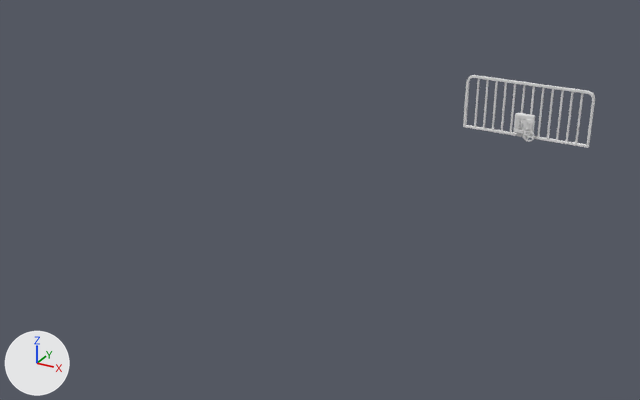
The FBX model WIP/Dongwan/00_UVEditProps/16_Prison/Cage.fbx: old version first, new version second.
Rendered twice from a 50 mm lens placed at (12.2, -29.8, 11.9), pointed at (-2.8, -2.5, -1.8). Arrows for +X, +Y and +Z are at lower left; the lights stay in place. The older version comes first. Both versions are drawn at frame 1 of the action 'Take 001'; the numbers are the values there.

Script lines for the objects in view, before the commit:
```python
me_mesh = bpy.data.meshes.new('Mesh')
me_mesh.from_pydata(...)  # 1100 vertices, 1743 faces; spans x -346.0..346.0, y -1548.0..-1489.0, z 129.0..437.0
ob_cage_below = bpy.data.objects.new('Cage_Below', me_mesh)
ob_cage_below.location = (0.0, 0.0, 0.0)
ob_cage_below.rotation_euler = (-3.142, 0.0, 0.0)  # degrees (-180, 0, 0)
ob_cage_below.scale = (0.01, 0.01, 0.01)
```
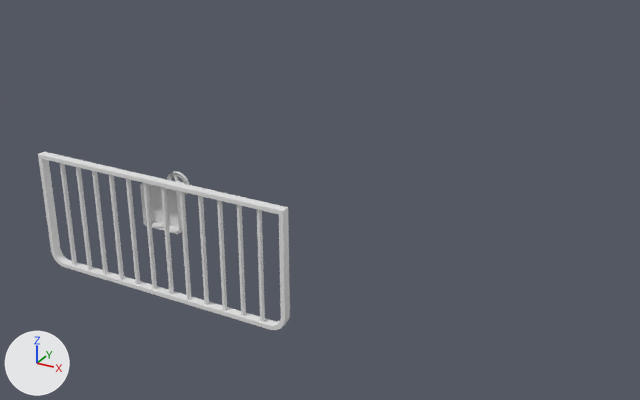
Pixel boxes (x1, y1, x2, y2) of what changed, in the pictures (640 x 400 px):
```json
{"object": "Cage_Below", "change": "turned", "before": [463, 75, 595, 148], "after": [38, 152, 290, 330]}
```

Edits to the scene script, one JSON object a line:
```json
{"op": "set", "path": "ob_cage_below.rotation_euler", "old": "(-3.142, 0.0, 0.0)", "new": "(0.0, 0.0, 0.0)", "note": "degrees (-180, 0, 0) -> degrees (0, 0, 0)"}
```
